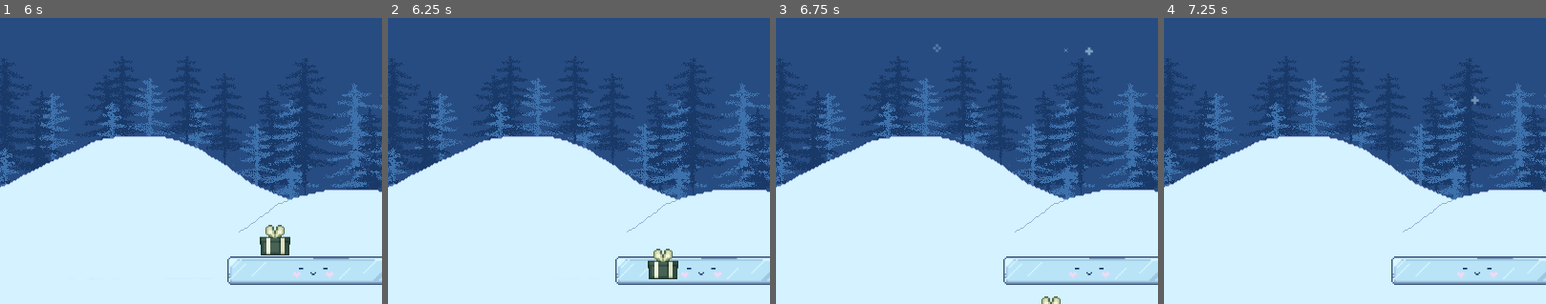
Above: before the commit, frames 1-4 (left to right).
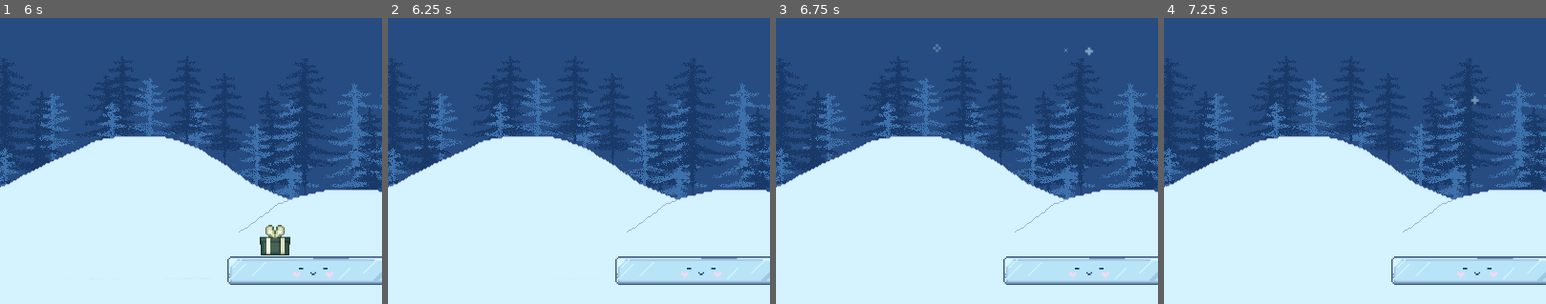
Above: after the commit, the same moments.

Repository: aysieelf/Snow-Break
Game: Godot game, scene res://levels/scenes/main_scene.tscn
Same seed, same stepped clock (60 frames per second), same inputs: the game is played once before the commit and once after it.
Inputs:
- Up to frame 1 (6 s): hold Right (move_right) 0.53-2.03 s; hold A (move_left) 2.03-4.28 s; hold Right (move_right) from 4.28 s (still down)
- Up to frame 2 (6.25 s): keep holding Right (move_right)
- Up to frame 3 (6.75 s): keep holding Right (move_right)
- Up to frame 4 (7.25 s): keep holding Right (move_right)
The pictures show only the part of the screen within x 48-98%, y 50-100%; the shares and areas given below are measured in that part.

Frame 1 is identical in both runs. In frame 2, 0.7% of the frame differs, in the area x 68-76%, y 80-92%; in frame 3, 0.1%; in frame 4, nothing differs.

Commit message:
update: bonus_points_powerup.gd - collects 5 points on powerup

Diff:
--- a/winter-splinter/levels/scenes/gameplay/bonus_points_powerup.gd
+++ b/winter-splinter/levels/scenes/gameplay/bonus_points_powerup.gd
@@ -2,6 +2,9 @@
 
 var fall_speed: float = Constants.FALL_SPEED
 var collected: bool = false
+
+func _ready():
+	connect("body_entered", Callable(self, "_on_body_entered"))
 
 func _process(delta):
 	position.y += fall_speed * delta
@@ -11,6 +14,5 @@
 func _on_body_entered(body):
 	if body.is_in_group("paddle"):
 		collected = true
-		# Apply effect: Increase score
-		ScoreManager.add_points(Constants.POWERUP_POINTS)
+		ScoreManager.add_points(5)
 		queue_free()
